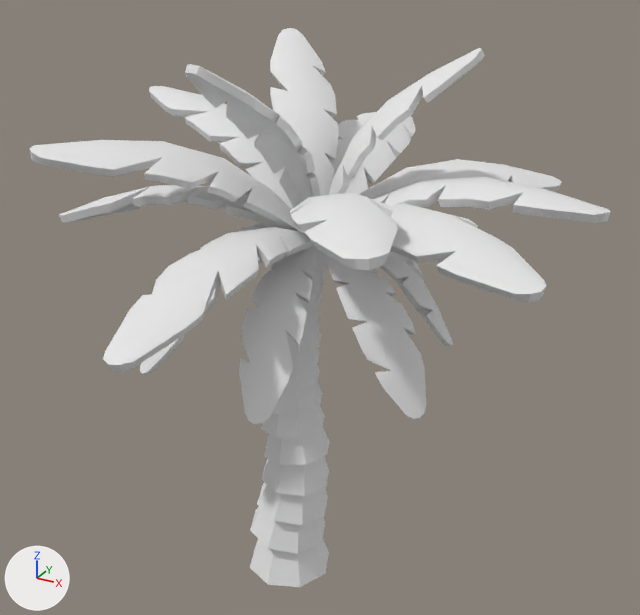
Renders of the OBJ model ICT397GroupProject/Models/PalmTree/palmtree.obj from each side of a commit.
Rendered twice from a 50 mm lens placed at (9.69, -15.97, 15.4), pointed at (0.81, 0.18, 7.32). Arrows for +X, +Y and +Z are at lower left; the lights stay in place. Where no turn or scale is listed for an object, it has been applied to the vertices.
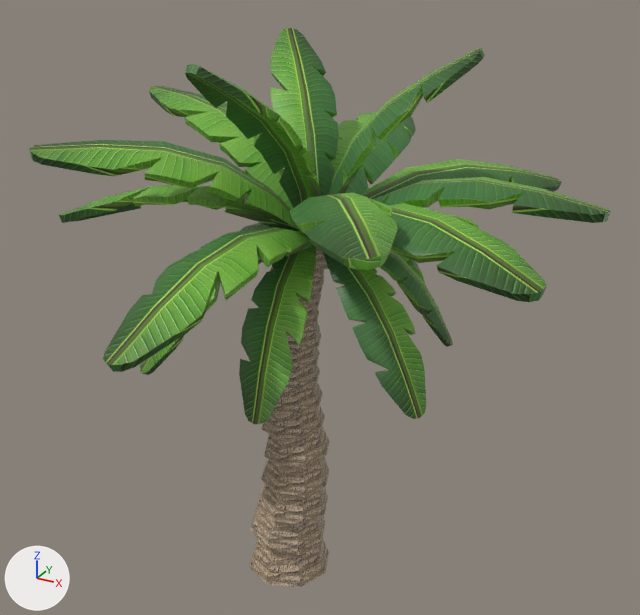
What differs and where, as boxes [x1, y1, x2, y2] in the pictures (640 x 615 px):
'Plane.004', surface changed (white to green)
    both: [103, 227, 313, 372]
'Plane.009', surface changed (white to green)
    both: [30, 140, 302, 232]
'Plane.013', surface changed (grey to green)
    both: [239, 245, 316, 424]
'Plane.011', surface changed (white to green)
    both: [390, 203, 546, 302]
'Plane.014', surface changed (grey to green)
    both: [323, 253, 426, 419]
'Plane.020', surface changed (white to green)
    both: [270, 28, 339, 196]
'Plane.019', surface changed (grey to green)
    both: [185, 64, 321, 208]
'Plane.005', surface changed (white to green)
    both: [289, 192, 398, 270]
'Plane.006', surface changed (white to green)
    both: [373, 177, 610, 223]
'Plane.018', surface changed (white to green)
    both: [329, 48, 485, 195]
'Plane.008', surface changed (white to green)
    both: [149, 86, 293, 209]
'Plane.003', surface changed (grey to green)
    both: [59, 185, 284, 229]
'Plane.001', surface changed (white to green)
    both: [359, 159, 562, 201]
'Plane.007', surface changed (white to green)
    both: [329, 112, 416, 194]
'Cube', surface changed (grey to brown)
    both: [250, 539, 329, 587]
'Cube.001', surface changed (grey to brown)
    both: [250, 506, 325, 554]
'Cube.002', surface changed (grey to brown)
    both: [257, 482, 328, 525]
'Cube.003', surface changed (grey to brown)
    both: [261, 456, 329, 496]
'Plane.015', surface changed (grey to green)
    both: [380, 251, 453, 347]
'Cube.004', surface changed (grey to brown)
    both: [264, 427, 330, 465]
'Cube.005', surface changed (grey to brown)
    both: [262, 406, 325, 438]
'Cube.006', surface changed (grey to brown)
    both: [272, 382, 323, 414]
'Plane.012', surface changed (white to green)
    both: [140, 254, 263, 375]
'Cube.009', surface changed (grey to brown)
    both: [286, 322, 321, 354]
'Cube.007', surface changed (grey to brown)
    both: [284, 365, 320, 390]
'Cube.008', surface changed (grey to brown)
    both: [290, 348, 320, 372]
'Cube.012', surface changed (grey to brown)
    both: [270, 267, 324, 294]
'Plane.016', surface changed (grey to green)
    both: [396, 254, 428, 315]
'Cube.011', surface changed (grey to brown)
    both: [297, 293, 321, 310]
'Cube.013', surface changed (grey to brown)
    both: [314, 248, 328, 271]
'Cube.010', surface changed (grey to brown)
    both: [305, 307, 319, 325]
'Plane.010', surface changed
    both: [238, 223, 269, 232]

What changed in the scene script:
```text
Add img_leaf_texture_jpg:
    img_leaf_texture_jpg = load_image('leaf_texture.jpg', 'leaf_texture.jpg', 720, 1280, 'sRGB')
Add img_bark_texture_jpg:
    img_bark_texture_jpg = load_image('bark_texture.jpg', 'bark_texture.jpg', 1280, 1280, 'sRGB')
Change mat_palmtree:
    remove mat_palmtree.base_color = (0.8, 0.8, 0.8)  # white #e7e7e7
    mat_palmtree.roughness: 1.0 -> 0.5
    add mat_palmtree.texture = img_bark_texture_jpg
Change mat_material_001:
    remove mat_material_001.base_color = (0.8, 0.8, 0.8)  # white #e7e7e7
    mat_material_001.roughness: 1.0 -> 0.5
    add mat_material_001.texture = img_leaf_texture_jpg
```
